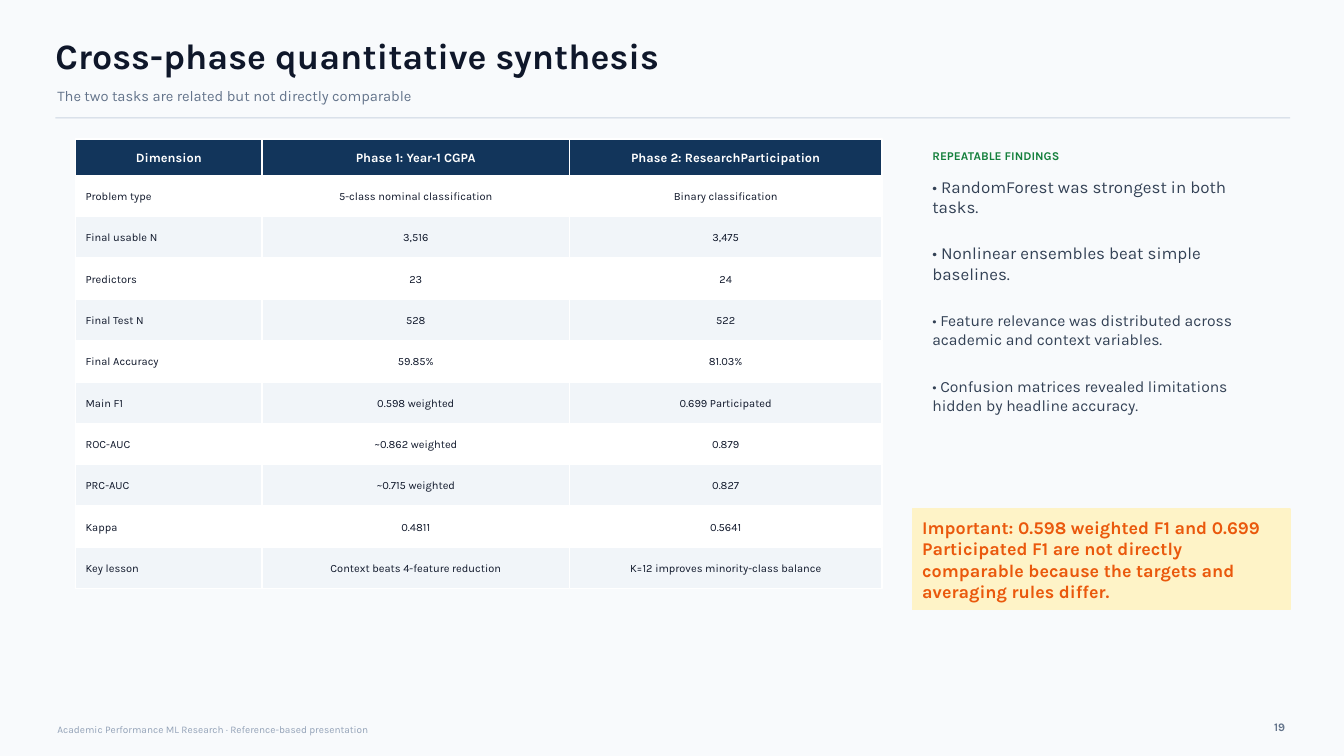
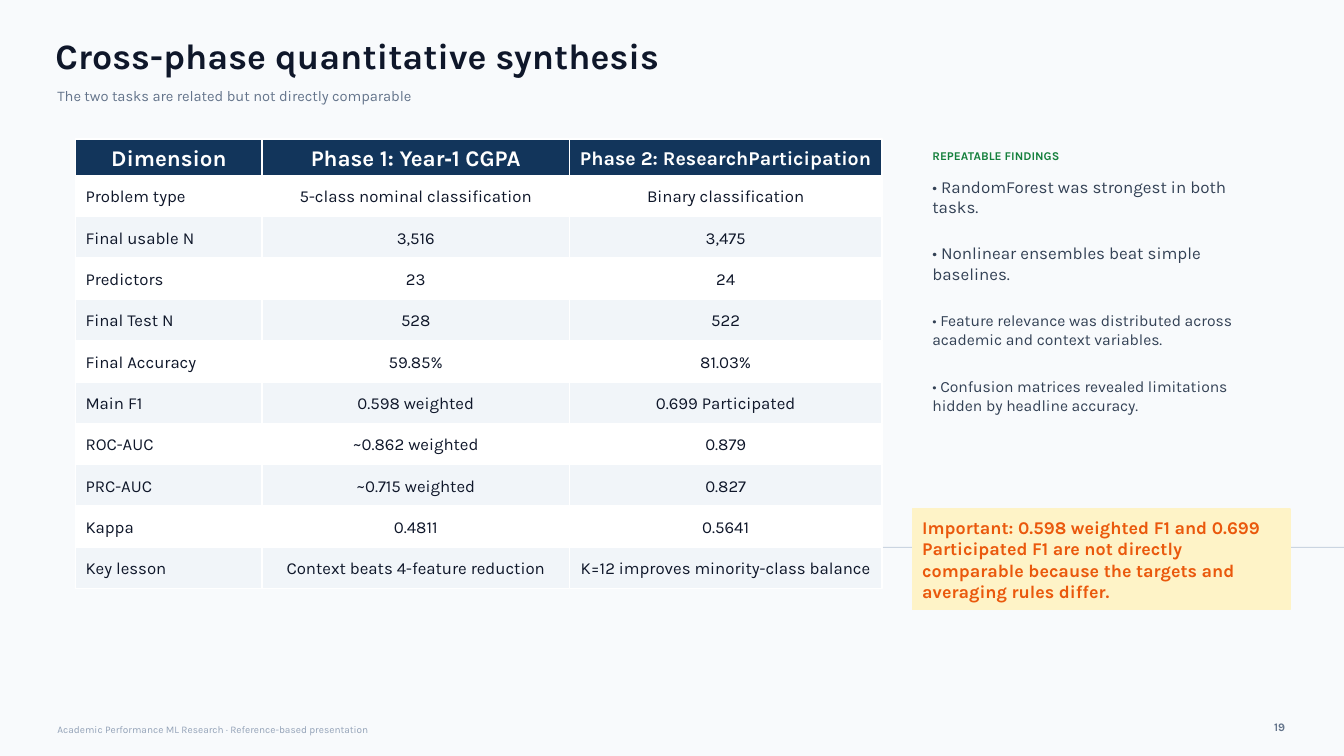
Before and after one commit to Prothom7/Academic-Performance-Prediction-ML, a slide deck: slide 19 of presentation/Academic_Performance_ML_Reference_Based_Final_Presentation.pptx. Drawn at 1344x756 pixels with LibreOffice and Linux fonts; fonts in the diff are those of the drawing. Boxes give left, top, right and bottom in pixels: in the first picture for what was removed or moved away, otherwise in the second. Text is boxed around its words. In the diff, an @@ line names an element or a change of style, - is before the commit and + after.

```diff
--- a/presentation/Academic_Performance_ML_Reference_Based_Final_Presentation.pptx
+++ b/presentation/Academic_Performance_ML_Reference_Based_Final_Presentation.pptx
@@ rectangle "Dimension" at (76, 139, 262, 175): size 9.1 to 16 pt @@
@@ rectangle "Phase 1: Year‑1 CGPA" at (262, 139, 570, 175): size 9.1 to 16 pt @@
@@ rectangle "Phase 2: ResearchParticipation" at (570, 139, 882, 175): size 9.1 to 14 pt @@
@@ line moved from (55, 118) - (1291, 118) to (569, 547) - (1344, 547) @@
@@ size 7.9 to 12 pt in 30 elements at (76, 175, 262, 217), (262, 175, 570, 217), (570, 175, 882, 217), (76, 217, 262, 258), (262, 217, 570, 258), (570, 217, 882, 258), (76, 258, 262, 299), (262, 258, 570, 299), (570, 258, 882, 299), (76, 299, 262, 341), (262, 299, 570, 341), (570, 299, 882, 341), (76, 341, 262, 382), (262, 341, 570, 382), (570, 341, 882, 382), (76, 382, 262, 423), (262, 382, 570, 423), (570, 382, 882, 423), (76, 423, 262, 465), (262, 423, 570, 465), (570, 423, 882, 465), (76, 465, 262, 506), (262, 465, 570, 506), (570, 465, 882, 506), (76, 506, 262, 547), (262, 506, 570, 547), (570, 506, 882, 547), (76, 547, 262, 589), (262, 547, 570, 589), (570, 547, 882, 589) @@
```
Also in this commit, not shown: 16 other slides changed.
